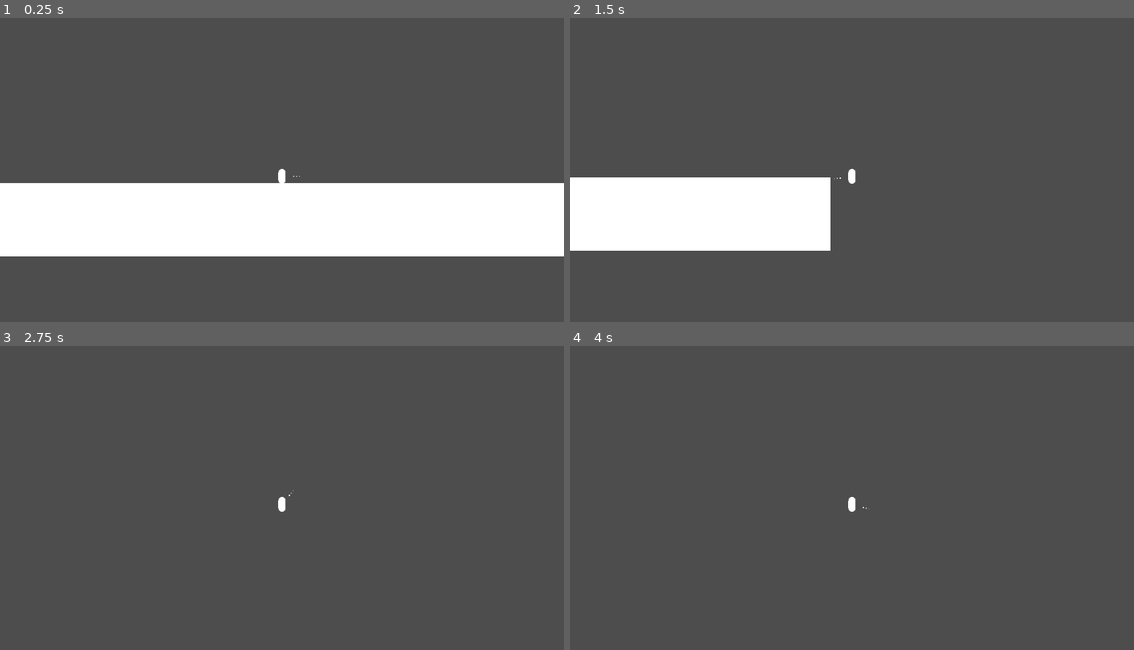
Above: before the commit, frames 1-4 (two rows, left to right).
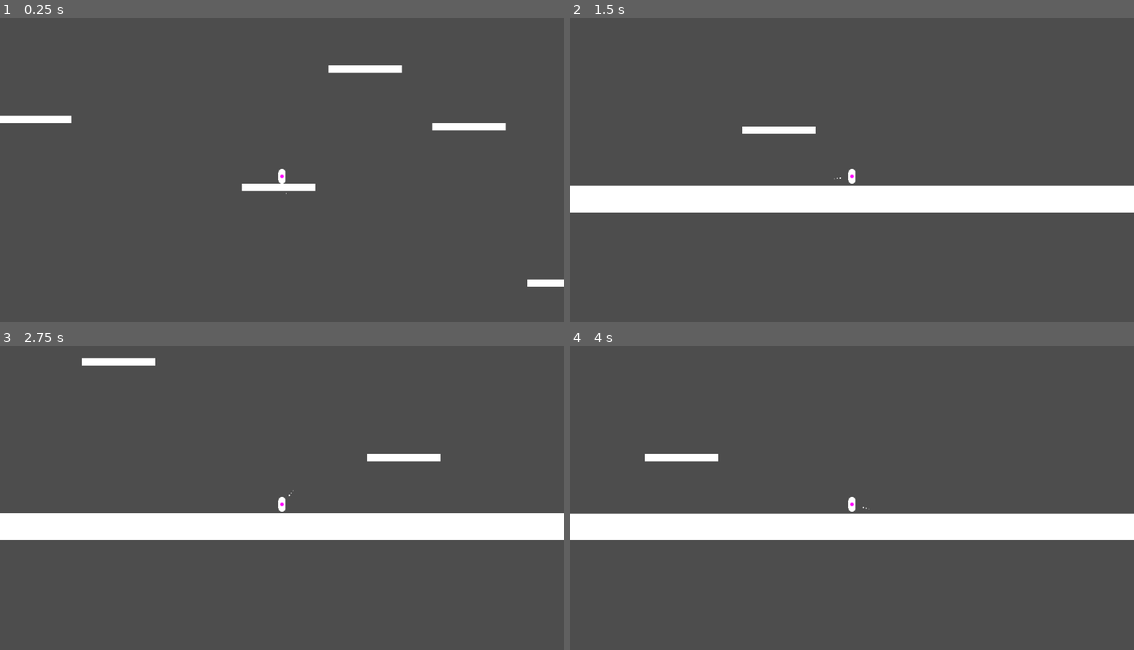
Above: after the commit, the same moments.

Repository: ScoreSpaceGameJam-SpaceGame/SpaceGame
Game: Godot game, scene res://levels/prototype.tscn
Same seed, same stepped clock (60 frames per second), same inputs: the game is played once before the commit and once after it.
Inputs (mouse positions are in pixels of both pictures, inside the frame that each line leads up to):
- Up to frame 1 (0.25 s): no input
- Up to frame 2 (1.5 s): tap Enter at 0.5 s; move the mouse to (976, 160) at 0.52 s; hold Space (Teleport, bound only after the commit) 0.53-1.28 s; hold D (MoveRight) from 0.53 s (still down); click (976, 160) at 0.6 s; move the mouse to (739, 191) at 1.27 s; tap Space (Teleport, bound only after the commit) at 1.35 s
- Up to frame 3 (2.75 s): click (169, 519) at 1.55 s; move the mouse to (338, 434) at 2.02 s; release D (MoveRight) at 2.03 s; hold A (MoveLeft) from 2.03 s (still down); hold Space (Teleport, bound only after the commit) from 2.03 s (still down); click (338, 434) at 2.1 s
- Up to frame 4 (4 s): move the mouse to (823, 567) at 2.77 s; release A (MoveLeft) at 2.78 s; release Space (Teleport, bound only after the commit) at 2.78 s; hold D (MoveRight) from 2.78 s (still down); tap Space (Teleport, bound only after the commit) at 2.85 s; click (823, 567) at 3.05 s; move the mouse to (1021, 552) at 3.52 s; hold Space (Teleport, bound only after the commit) from 3.53 s (still down); click (1021, 552) at 3.6 s

The runs differ from the first frame. In frame 1, 25% of the frame differs, in the area x 0-100%, y 15-89%; in frame 2, 12%; in frame 3, 9.5%; in frame 4, 9.2%.

Commit message:
Got character teleportation and firing the projectile working, it's a little janky still but the basic mechancs are there

Diff:
--- a/characters/player/player.gd
+++ b/characters/player/player.gd
@@ -1,7 +1,13 @@
 class_name Player
 extends CharacterBody2D
 
-const SPEED = 50.0
+const SPEED : float = 50.0
+const FIRE_POWER_MULTIPLYER : float = 10
+
+var player_state : Enums.player_actions = Enums.player_actions.AIMING
+var firing_vector : Vector2
+var original_mouse_position_when_firing : Vector2
+var firing_power : float
 
 @onready var aim_indicator_mount_point: Node2D = $AimIndicatorMountPoint
 
@@ -9,15 +15,51 @@
 	# Add the gravity.
 	if not is_on_floor():
 		velocity += get_gravity() * delta
+	match player_state:
+		Enums.player_actions.AIMING:
+			handle_aiming_state()
+		Enums.player_actions.POWERING:
+			handle_powering_state(delta)
+		Enums.player_actions.FIRING:
+			if Input.is_action_pressed("Teleport"):
+				# Teleport player to the grenade
+				player_state = Enums.player_actions.AIMING
+				aim_indicator_mount_point.visible = true
+			handle_firing_state()
+		_:
+			push_error("Player has entered into a state that is not allowed");
 
-	# Get the input direction and handle the movement/deceleration.
-	# As good practice, you should replace UI actions with custom gameplay actions.
+	move_and_slide()
+
+func handle_aiming_state():
+	# Get the movement direction and aiming direction
 	var direction := Input.get_axis("MoveLeft", "MoveRight")
+	firing_vector = global_position.direction_to(get_global_mouse_position())
+
+	# Assign velocity to the player
+	# IMPORTANT move and slide must be called in the physics process method
 	if direction:
 		velocity.x = direction * SPEED
 	else:
 		velocity.x = move_toward(velocity.x, 0, SPEED)
 
+	# Rotate the aim indicator to match the firing angle
 	aim_indicator_mount_point.rotation = global_position.angle_to_point(get_global_mouse_position()) + .5*PI
+	$Telenade.translate(global_position - $Telenade.global_position)
+	if Input.is_action_just_pressed("FiringAction"):
+		player_state = Enums.player_actions.POWERING
+		original_mouse_position_when_firing = get_global_mouse_position()
 
-	move_and_slide()
+func handle_powering_state(delta: float):
+	if Input.is_action_just_released("FiringAction"):
+		player_state = Enums.player_actions.FIRING
+		$Telenade.visible = true
+		$Telenade.apply_impulse(firing_vector.normalized() * clamp(firing_power * FIRE_POWER_MULTIPLYER, 50, 200))
+	var x_power : float = get_global_mouse_position().distance_to(original_mouse_position_when_firing)
+	$Telenade.translate(global_position - $Telenade.global_position)
+	firing_power = clamp(log(x_power) * x_power / 2, 0, 100)
+
+func handle_firing_state():
+	if Input.is_action_pressed("Teleport"):
+		global_position = $Telenade.global_position
+		player_state = Enums.player_actions.AIMING
--- a/characters/player/player.tscn
+++ b/characters/player/player.tscn
@@ -1,7 +1,8 @@
-[gd_scene load_steps=5 format=3 uid="uid://domnmo2ft2frd"]
+[gd_scene load_steps=7 format=3 uid="uid://domnmo2ft2frd"]
 
 [ext_resource type="Script" path="res://characters/player/player.gd" id="1_k5q7q"]
 [ext_resource type="PackedScene" uid="uid://32kddvgjo03b" path="res://characters/player/aim_indicator.tscn" id="2_nkr18"]
+[ext_resource type="PackedScene" uid="uid://xakoy6oyk2hs" path="res://characters/player/telenade.tscn" id="3_741t6"]
 
 [sub_resource type="CapsuleMesh" id="CapsuleMesh_mlsml"]
 
@@ -9,22 +10,26 @@
 radius = 0.53125
 height = 2.09375
 
+[sub_resource type="PhysicsMaterial" id="PhysicsMaterial_nnexd"]
+
 [node name="Player" type="CharacterBody2D"]
 script = ExtResource("1_k5q7q")
 
-[node name="MeshInstance2D" type="MeshInstance2D" parent="."]
+[node name="PlayerMesh" type="MeshInstance2D" parent="."]
 mesh = SubResource("CapsuleMesh_mlsml")
 
 [node name="CollisionShape2D" type="CollisionShape2D" parent="."]
-visible = false
 position = Vector2(0, -0.05)
 shape = SubResource("CapsuleShape2D_vym13")
 
 [node name="Camera2D" type="Camera2D" parent="."]
-visible = false
 zoom = Vector2(15, 15)
 
 [node name="AimIndicatorMountPoint" type="Node2D" parent="."]
 
 [node name="AimIndicator" parent="AimIndicatorMountPoint" instance=ExtResource("2_nkr18")]
 position = Vector2(0, -2)
+
+[node name="Telenade" parent="." instance=ExtResource("3_741t6")]
+physics_material_override = SubResource("PhysicsMaterial_nnexd")
+gravity_scale = 0.08
--- /dev/null
+++ b/characters/player/telenade.tscn
@@ -0,0 +1,20 @@
+[gd_scene load_steps=4 format=3 uid="uid://xakoy6oyk2hs"]
+
+[sub_resource type="CircleShape2D" id="CircleShape2D_vbng7"]
+radius = 0.281684
+
+[sub_resource type="SphereMesh" id="SphereMesh_rlld0"]
+
+[sub_resource type="PlaceholderTexture2D" id="PlaceholderTexture2D_ihptg"]
+
+[node name="Telenade" type="RigidBody2D"]
+collision_layer = 2
+collision_mask = 2
+
+[node name="CollisionShape2D" type="CollisionShape2D" parent="."]
+shape = SubResource("CircleShape2D_vbng7")
+
+[node name="MeshInstance2D" type="MeshInstance2D" parent="."]
+scale = Vector2(0.5, 0.5)
+mesh = SubResource("SphereMesh_rlld0")
+texture = SubResource("PlaceholderTexture2D_ihptg")
--- a/globals/enums.gd
+++ b/globals/enums.gd
@@ -1,6 +1,7 @@
+extends Node
+
 enum player_actions {
 	AIMING = 0,
 	POWERING = 1,
-	FIRING = 2,
-	TELEPORTING = 3
+	FIRING = 2
 }
--- a/levels/prototype.tscn
+++ b/levels/prototype.tscn
@@ -4,22 +4,133 @@
 
 [sub_resource type="BoxMesh" id="BoxMesh_0opvn"]
 
-[sub_resource type="RectangleShape2D" id="RectangleShape2D_71mo4"]
-size = Vector2(98.8883, 10.1022)
+[sub_resource type="RectangleShape2D" id="RectangleShape2D_miexk"]
+size = Vector2(1.00671, 1.05231)
 
 [node name="Prototype" type="Node2D"]
 
 [node name="Player" parent="." instance=ExtResource("1_w7udd")]
 position = Vector2(-0.0703011, 0.131771)
 
-[node name="StaticBody2D" type="StaticBody2D" parent="."]
-position = Vector2(0.741745, 6.67259)
+[node name="Platforms" type="Node" parent="."]
 
-[node name="MeshInstance2D" type="MeshInstance2D" parent="StaticBody2D"]
+[node name="StaticBody2D" type="StaticBody2D" parent="Platforms"]
+position = Vector2(4.31769, 1.85393)
+collision_layer = 3
+collision_mask = 3
+
+[node name="MeshInstance2D" type="MeshInstance2D" parent="Platforms/StaticBody2D"]
 position = Vector2(-4.85843, 0)
-scale = Vector2(97.2698, 10)
+scale = Vector2(10, 1)
 mesh = SubResource("BoxMesh_0opvn")
 
-[node name="CollisionShape2D" type="CollisionShape2D" parent="StaticBody2D"]
-position = Vector2(-4.84837, 0.0845051)
-shape = SubResource("RectangleShape2D_71mo4")
+[node name="CollisionShape2D" type="CollisionShape2D" parent="Platforms/StaticBody2D"]
+position = Vector2(-4.83001, 0.0353336)
+scale = Vector2(10, 1)
+shape = SubResource("RectangleShape2D_miexk")
+
+[node name="StaticBody2D8" type="StaticBody2D" parent="Platforms"]
+position = Vector2(99.6031, 24.3013)
+scale = Vector2(20.7196, -3.63822)
+collision_layer = 3
+collision_mask = 3
+
+[node name="MeshInstance2D" type="MeshInstance2D" parent="Platforms/StaticBody2D8"]
+position = Vector2(-4.85843, 0)
+scale = Vector2(10, 1)
+mesh = SubResource("BoxMesh_0opvn")
+
+[node name="CollisionShape2D" type="CollisionShape2D" parent="Platforms/StaticBody2D8"]
+position = Vector2(-4.83001, 0.0353336)
+scale = Vector2(10, 1)
+shape = SubResource("RectangleShape2D_miexk")
+
+[node name="StaticBody2D2" type="StaticBody2D" parent="Platforms"]
+position = Vector2(30.2745, -6.42313)
+collision_layer = 3
+collision_mask = 3
+
+[node name="MeshInstance2D" type="MeshInstance2D" parent="Platforms/StaticBody2D2"]
+position = Vector2(-4.85843, 0)
+scale = Vector2(10, 1)
+mesh = SubResource("BoxMesh_0opvn")
+
+[node name="CollisionShape2D" type="CollisionShape2D" parent="Platforms/StaticBody2D2"]
+position = Vector2(-4.83001, 0.0353336)
+scale = Vector2(10, 1)
+shape = SubResource("RectangleShape2D_miexk")
+
+[node name="StaticBody2D3" type="StaticBody2D" parent="Platforms"]
+position = Vector2(-28.8567, -7.41637)
+collision_layer = 3
+collision_mask = 3
+
+[node name="MeshInstance2D" type="MeshInstance2D" parent="Platforms/StaticBody2D3"]
+position = Vector2(-4.85843, 0)
+scale = Vector2(10, 1)
+mesh = SubResource("BoxMesh_0opvn")
+
+[node name="CollisionShape2D" type="CollisionShape2D" parent="Platforms/StaticBody2D3"]
+position = Vector2(-4.83001, 0.0353336)
+scale = Vector2(10, 1)
+shape = SubResource("RectangleShape2D_miexk")
+
+[node name="StaticBody2D4" type="StaticBody2D" parent="Platforms"]
+position = Vector2(43.1867, 14.8986)
+collision_layer = 3
+collision_mask = 3
+
+[node name="MeshInstance2D" type="MeshInstance2D" parent="Platforms/StaticBody2D4"]
+position = Vector2(-4.85843, 0)
+scale = Vector2(10, 1)
+mesh = SubResource("BoxMesh_0opvn")
+
+[node name="CollisionShape2D" type="CollisionShape2D" parent="Platforms/StaticBody2D4"]
+position = Vector2(-4.83001, 0.0353336)
+scale = Vector2(10, 1)
+shape = SubResource("RectangleShape2D_miexk")
+
+[node name="StaticBody2D5" type="StaticBody2D" parent="Platforms"]
+position = Vector2(-44.7579, -32.1423)
+collision_layer = 3
+collision_mask = 3
+
+[node name="MeshInstance2D" type="MeshInstance2D" parent="Platforms/StaticBody2D5"]
+position = Vector2(-4.85843, 0)
+scale = Vector2(10, 1)
+mesh = SubResource("BoxMesh_0opvn")
+
+[node name="CollisionShape2D" type="CollisionShape2D" parent="Platforms/StaticBody2D5"]
+position = Vector2(-4.83001, 0.0353336)
+scale = Vector2(10, 1)
+shape = SubResource("RectangleShape2D_miexk")
+
+[node name="StaticBody2D6" type="StaticBody2D" parent="Platforms"]
+position = Vector2(16.1201, -14.2591)
+collision_layer = 3
+collision_mask = 3
+
+[node name="MeshInstance2D" type="MeshInstance2D" parent="Platforms/StaticBody2D6"]
+position = Vector2(-4.85843, 0)
+scale = Vector2(10, 1)
+mesh = SubResource("BoxMesh_0opvn")
+
+[node name="CollisionShape2D" type="CollisionShape2D" parent="Platforms/StaticBody2D6"]
+position = Vector2(-4.83001, 0.0353336)
+scale = Vector2(10, 1)
+shape = SubResource("RectangleShape2D_miexk")
+
+[node name="StaticBody2D7" type="StaticBody2D" parent="Platforms"]
+position = Vector2(-10.0495, -25.8311)
+collision_layer = 3
+collision_mask = 3
+
+[node name="MeshInstance2D" type="MeshInstance2D" parent="Platforms/StaticBody2D7"]
+position = Vector2(-4.85843, 0)
+scale = Vector2(10, 1)
+mesh = SubResource("BoxMesh_0opvn")
+
+[node name="CollisionShape2D" type="CollisionShape2D" parent="Platforms/StaticBody2D7"]
+position = Vector2(-4.83001, 0.0353336)
+scale = Vector2(10, 1)
+shape = SubResource("RectangleShape2D_miexk")
--- a/project.godot
+++ b/project.godot
@@ -37,8 +37,13 @@
 , Object(InputEventKey,"resource_local_to_scene":false,"resource_name":"","device":-1,"window_id":0,"alt_pressed":false …(186 unchanged characters)…
 ]
 }
-PlayerAction={
+FiringAction={
 "deadzone": 0.5,
 "events": [Object(InputEventMouseButton,"resource_local_to_scene":false,"resource_name":"","device":-1,"window_id":0,"a …(253 unchanged characters)…
 ]
 }
+Teleport={
+"deadzone": 0.5,
+"events": [Object(InputEventKey,"resource_local_to_scene":false,"resource_name":"","device":-1,"window_id":0,"alt_pressed":false,"shift_pressed":false,"ctrl_pressed":false,"meta_pressed":false,"pressed":false,"keycode":0,"physical_keycode":32,"key_label":0,"unicode":32,"location":0,"echo":false,"script":null)
+]
+}
